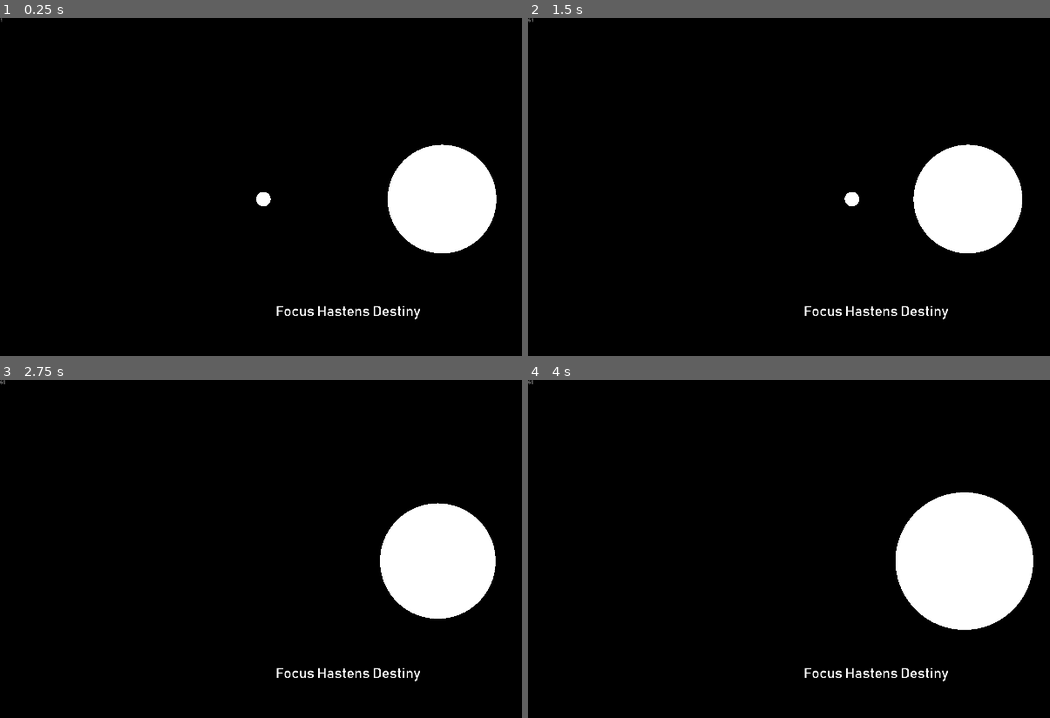
Above: before the commit, frames 1-4 (two rows, left to right).
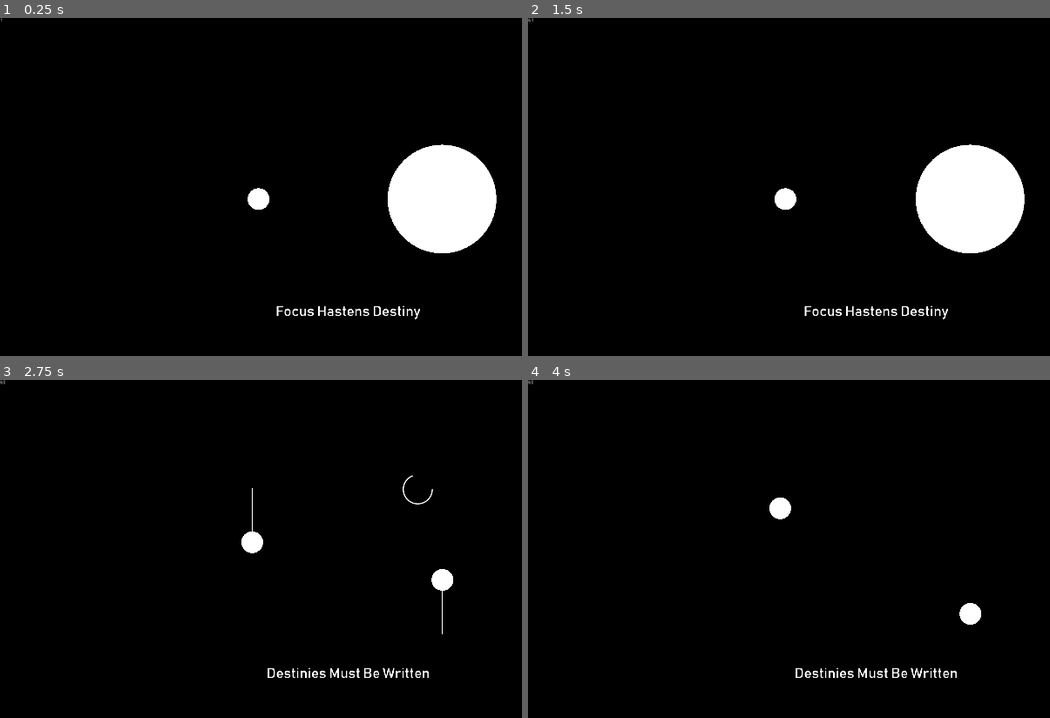
Above: after the commit, the same moments.

Repository: Dark-Gran/Spirit-Circles
Game: Godot game, scene res://src/Main.tscn
Same seed, same stepped clock (60 frames per second), same inputs: the game is played once before the commit and once after it.
Inputs (mouse positions are in pixels of both pictures, inside the frame that each line leads up to):
- Up to frame 1 (0.25 s): no input
- Up to frame 2 (1.5 s): move the mouse to (1029, 193) at 0.52 s; hold Right (ui_right) 0.53-1.28 s; hold Space (ui_select) 0.53-1.28 s; move the mouse to (736, 234) at 1.27 s; hold Left (ui_left) from 1.28 s (still down); tap Space (ui_select) at 1.35 s
- Up to frame 3 (2.75 s): tap Space (ui_select) at 1.52, 1.82 s; move the mouse to (417, 488) at 2.02 s; release Left (ui_left) at 2.03 s; hold Right (ui_right) from 2.03 s (still down); hold Space (ui_select) from 2.03 s (still down)
- Up to frame 4 (4 s): move the mouse to (841, 653) at 2.77 s; release Space (ui_select) at 2.78 s; tap Space (ui_select) at 2.85, 3.02, 3.32 s; release Right (ui_right) at 3.5 s; click (877, 707) at 3.5 s, where only the run before the commit has a clickable "CONTINUE"

The runs differ from the first frame. In frame 1, 0.1% of the frame differs, in the area x 47-52%, y 50-57%; in frame 2, 0.6%; in frame 3, 6.5%; in frame 4, 9.0%, in the area x 46-97%, y 33-90%.

Commit message:
Level2 base

Diff:
--- a/src/world/Circle.gd
+++ b/src/world/Circle.gd
@@ -6,7 +6,7 @@
 	ColorType.WHITE: {
 		"color": Color.white,
 		"speed": 1,
-		"lowest_power": 2
+		"lowest_power": 3
 	}
 }
 export (ColorType) var color_type = ColorType.WHITE
--- a/src/world/World.gd
+++ b/src/world/World.gd
@@ -188,7 +188,7 @@
 
 func get_rays_enabled():
 	if get_node_or_null("Level") != null:
-		return $Level.PlayerCircle_enabled
+		return $Level.PlayerCircle_enabled && Input.is_action_pressed("ui_select")
 	else:
 		return false
 
--- a/src/world/World.tscn
+++ b/src/world/World.tscn
@@ -19,8 +19,8 @@
 [node name="DebugGUI" parent="." instance=ExtResource( 2 )]
 
 [node name="GUI" type="Control" parent="."]
-margin_right = 40.0
-margin_bottom = 40.0
+margin_right = 1920.0
+margin_bottom = 1080.0
 __meta__ = {
 "_edit_use_anchors_": false
 }
@@ -33,7 +33,6 @@
 focus_mode = 0
 custom_fonts/font = SubResource( 2 )
 disabled = true
-enabled_focus_mode = 0
 text = "CONTINUE"
 flat = true
 __meta__ = {
--- /dev/null
+++ b/src/world/levels/Level_002.tscn
@@ -0,0 +1,19 @@
+[gd_scene load_steps=3 format=2]
+
+[ext_resource path="res://src/world/Circle.tscn" type="PackedScene" id=1]
+[ext_resource path="res://src/world/levels/Level.gd" type="Script" id=2]
+
+[node name="Level" type="Node2D"]
+script = ExtResource( 2 )
+level_name = "Destinies Must Be Written"
+FocusPower_enabled = false
+
+[node name="Circles" type="Node2D" parent="."]
+
+[node name="Circle" parent="Circles" instance=ExtResource( 1 )]
+position = Vector2( 695.416, 500 )
+angle = 270
+
+[node name="Circle2" parent="Circles" instance=ExtResource( 1 )]
+position = Vector2( 1220.03, 500 )
+angle = 90
